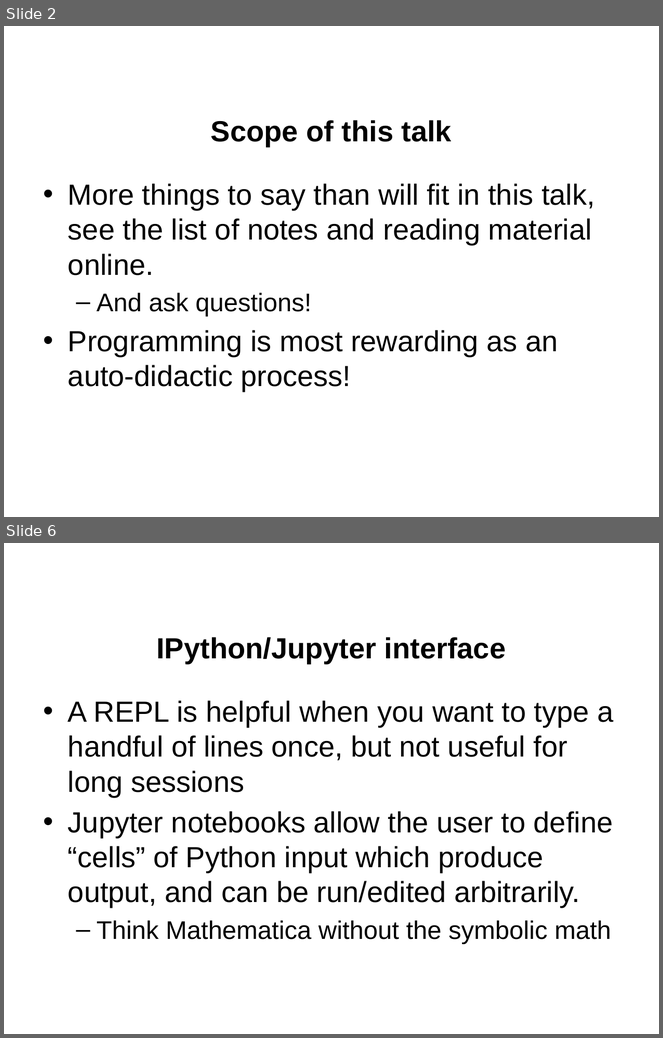
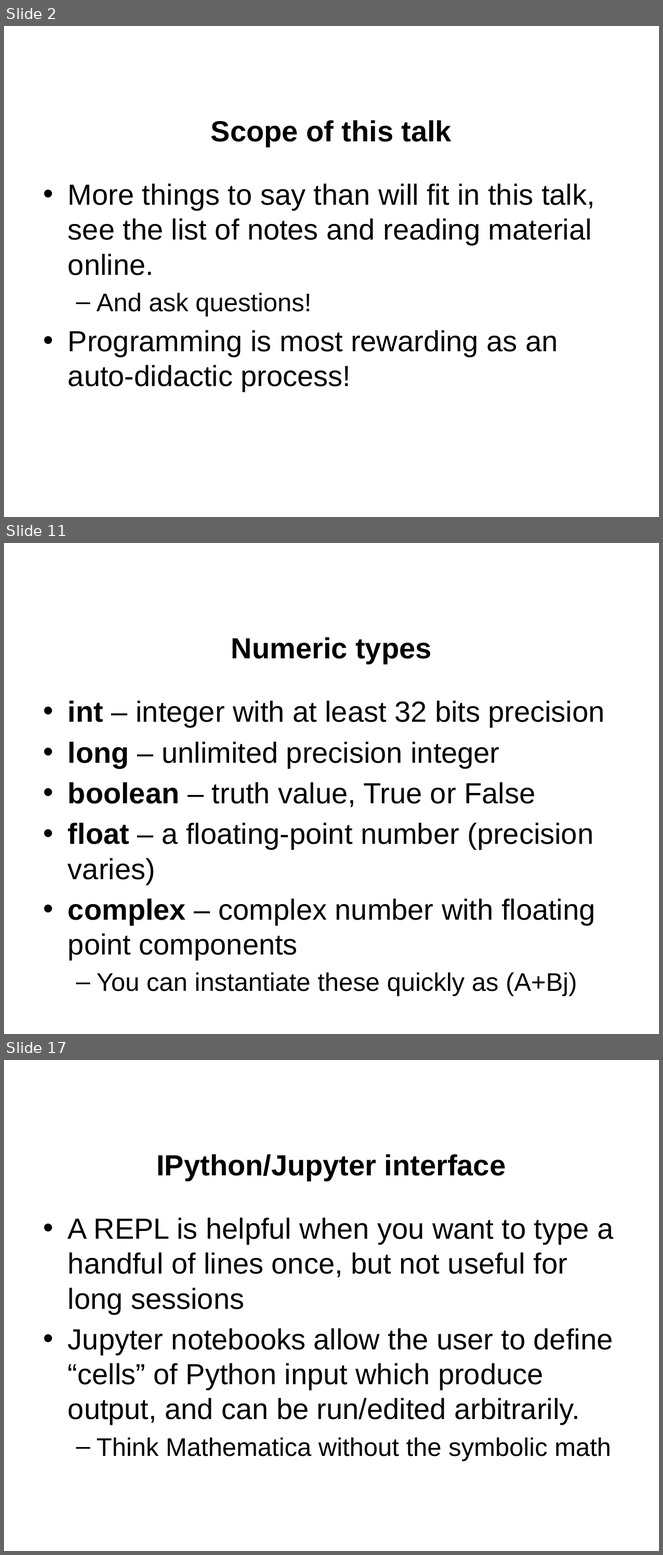
Before and after one commit to jgerity/talks, a slide deck: 2016/computing_workgroup/intro-to-python/intro-to-python.pptx. Shown one above the other, each under a label of ours: slides 2 and 6 before the commit, slides 2, 11 and 17 after it; the slides between them are not shown. The pictures are 663x1038 and 663x1555 pixels, drawn with LibreOffice and Linux fonts; fonts in the diff are those of the drawing; background and template pictures are left out. Boxes give left, top, right and bottom in pixels: in the first picture for what was removed or moved away, otherwise in the second. Text is boxed around its words. In the diff, an @@ line names an element or a change of style, - is before the commit and + after.

```diff
--- a/2016/computing_workgroup/intro-to-python/intro-to-python.pptx
+++ b/2016/computing_workgroup/intro-to-python/intro-to-python.pptx
@@ slide 11 added at (4, 543, 659, 1034), background picture (left out) @@
@@ title added at (231, 637, 431, 664), 32 pt, text #000000, bold @@
+Numeric types
@@ text added at (68, 701, 605, 996), 32 pt, text #000000 @@
+• int – integer with at least 32 bits precision
+• long – unlimited precision integer
+• boolean – truth value, True or False
+• float – a floating-point number (precision varies)
+• complex – complex number with floating point components
+  – You can instantiate these quickly as (A+Bj)
@@ what was slide 6 is now slide 17 @@
```
Also in this commit, not shown: 1 slide changed, 21 other slides added, 3 slides removed.
